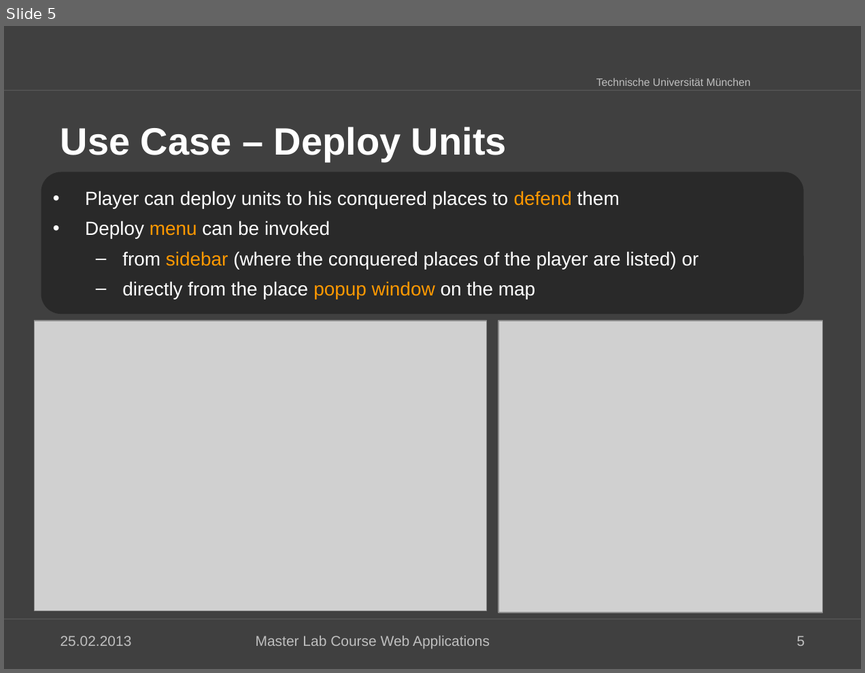
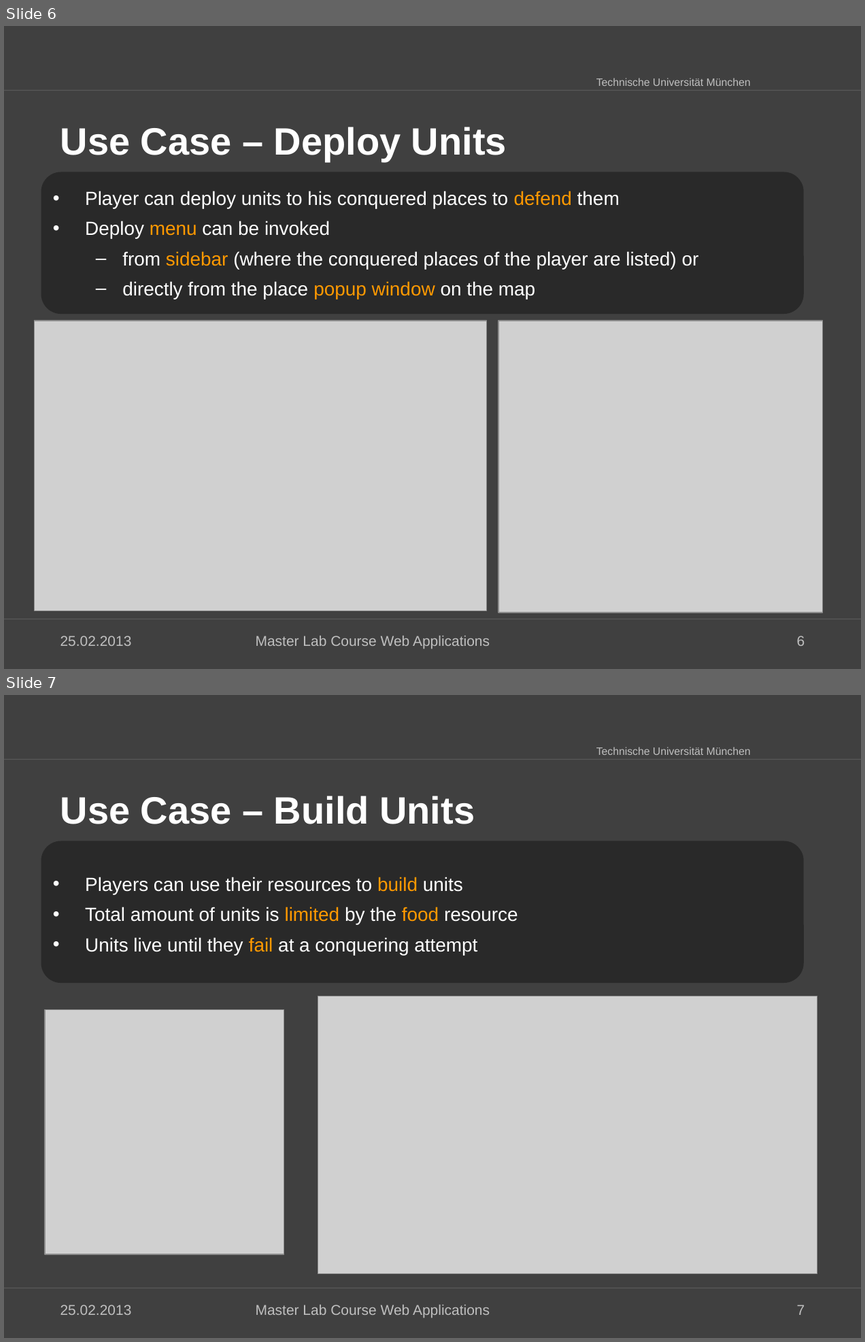
Before and after one commit to kneczaj/pi-puppids, a slide deck: docs/group4_Final_Presentation.pptx. Shown one above the other, each under a label of ours: slide 5 before the commit, slides 6 and 7 after it. The pictures are 865x673 and 865x1342 pixels, drawn with LibreOffice and Linux fonts; fonts in the diff are those of the drawing; grey boxes stand for pictures; background and template pictures are left out. Boxes give left, top, right and bottom in pixels: in the first picture for what was removed or moved away, otherwise in the second. Text is boxed around its words. In the diff, an @@ line names an element or a change of style, - is before the commit and + after.

Commit message:
added slides for build units and technology stack

```diff
--- a/docs/group4_Final_Presentation.pptx
+++ b/docs/group4_Final_Presentation.pptx
@@ slide 7 added at (x1=4, y1=695, x2=861, y2=1338), background #404040; not listed: 3 template elements that a slide beside it also shows @@
@@ title added at (x1=60, y1=796, x2=475, y2=824), 32 pt, text #FFFFFF, bold @@
+Use Case – Build Units
@@ rounded rectangle added at (x1=41, y1=841, x2=804, y2=983), fill #292929 @@
@@ text added at (x1=85, y1=877, x2=518, y2=955), 16 pt, text #FFFFFF @@
+• Players can use their resources to build units
+• Total amount of units is limited by the food resource
+• Units live until they fail at a conquering attempt
@@ picture added at (x1=317, y1=996, x2=817, y2=1273) @@
@@ picture added at (x1=45, y1=1009, x2=284, y2=1254) @@
@@ text added at (x1=60, y1=1304, x2=132, y2=1314), 12 pt, text #BFBFBF @@
+25.02.2013
@@ text added at (x1=256, y1=1304, x2=490, y2=1317), 12 pt, text #BFBFBF @@
+Master Lab Course Web Applications
@@ page number added at (x1=797, y1=1304, x2=805, y2=1314), 12 pt, text #BFBFBF @@
+7
@@ what was slide 5 is now slide 6 @@
@@ page number at (x1=797, y1=635, x2=805, y2=645): text changed @@
-5
+6
```
Also in this commit, not shown: 1 other slide added, 1 other file.
